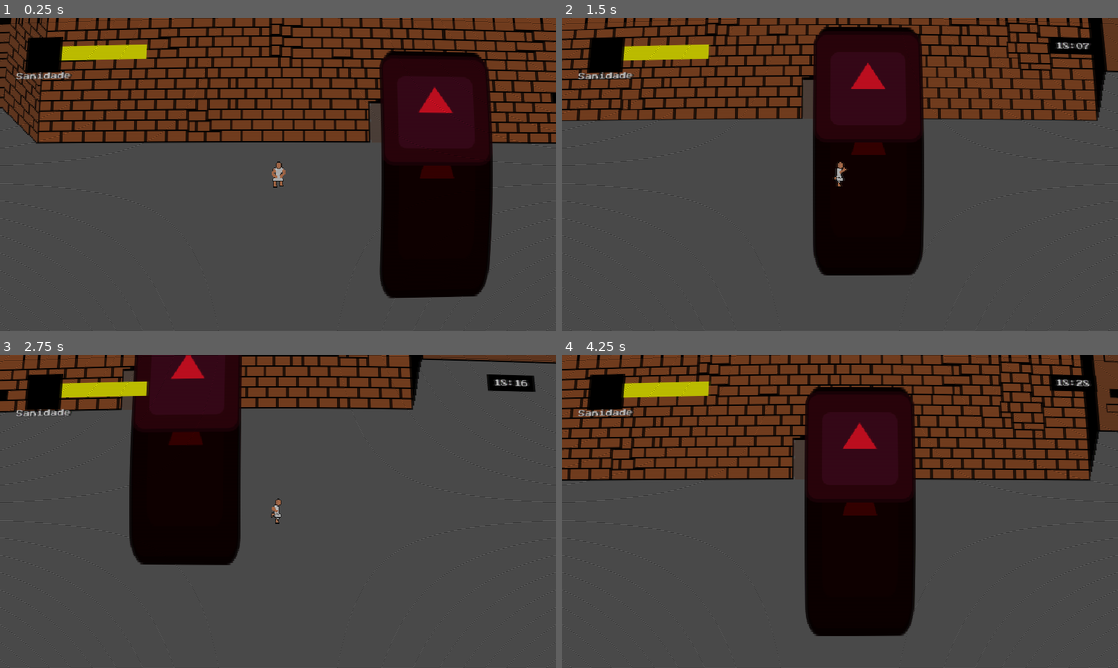
Above: before the commit, frames 1-4 (two rows, left to right).
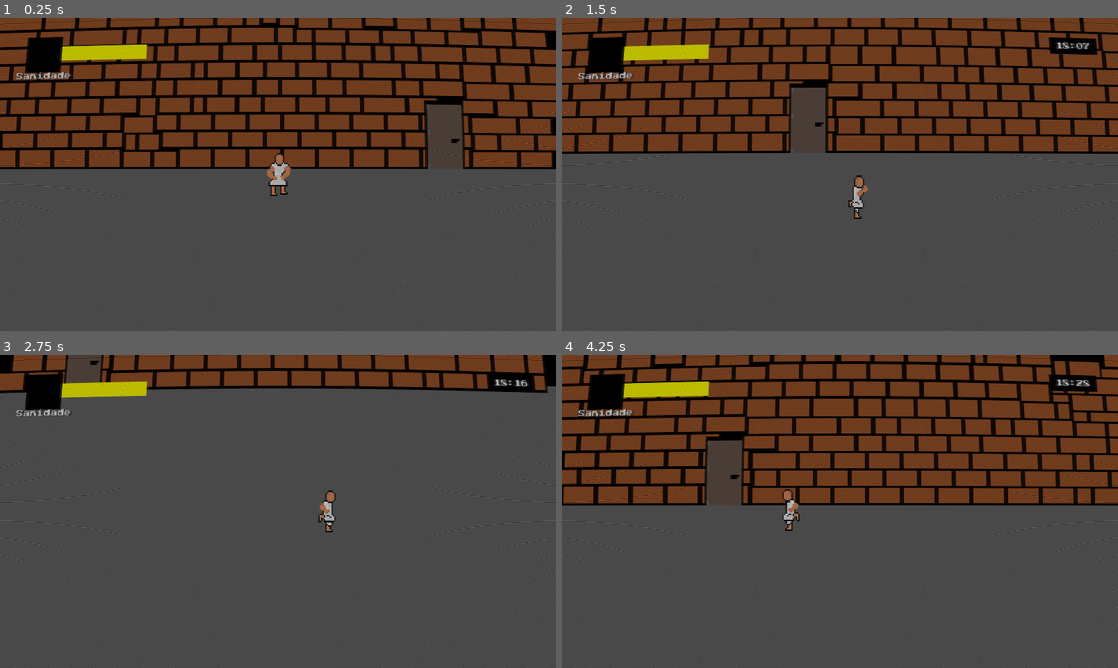
Above: after the commit, the same moments.

Repository: FarofaFaction/Criascript-Jam-Game
Game: Godot game, scene res://Game/Room/room.tscn
The game is run twice, just before and just after one commit, with the same random seed, the same clock (stepped at 60 frames per second) and the same inputs. This scene is started directly instead of the project's main scene. The engine's default icon, where the game draws it, is replaced by a stand-in: a white triangle on a blue panel in a dark square.
Inputs:
- Up to frame 1 (0.25 s): no input
- Up to frame 2 (1.5 s): hold Right (ui_right) 0.53-1.28 s; hold Shift (Run) 0.53-1.28 s; hold Down (ui_down) from 1.28 s (still down); tap Shift (Run) at 1.35 s
- Up to frame 3 (2.75 s): release Down (ui_down) at 2.03 s; hold Right (ui_right) from 2.03 s (still down); hold Shift (Run) from 2.03 s (still down)
- Up to frame 4 (4.25 s): release Right (ui_right) at 2.78 s; release Shift (Run) at 2.78 s; hold Up (ui_up) 2.78-3.53 s; tap Shift (Run) at 2.85 s; hold Left (ui_left) from 3.53 s (still down); hold Shift (Run) from 3.53 s (still down)

The runs differ from the first frame. In frame 1, 36% of the frame differs, in the area x 0-100%, y 0-90%; in frame 2, 34%; in frame 3, 21%; in frame 4, 37%.

Commit message:
update_camera

Diff:
--- a/Game/Room/room.tscn
+++ b/Game/Room/room.tscn
@@ -120,7 +120,7 @@
 color = Color(0.392157, 0.392157, 0.392157, 1)
 
 [node name="WallTest" type="Sprite2D" parent="Room_3"]
-position = Vector2(1118, 462)
+position = Vector2(1115, 495)
 scale = Vector2(1.5, 1.5)
 texture = ExtResource("2_g62a8")
 
@@ -335,7 +335,7 @@
 sprite_frames = SubResource("SpriteFrames_amjbx")
 animation = &"Run"
 autoplay = "Idle"
-frame_progress = 0.407866
+frame_progress = 0.970006
 
 [node name="Icon" type="Sprite2D" parent="Player"]
 visible = false
@@ -375,9 +375,11 @@
 [node name="CanvasModulate" type="CanvasModulate" parent="Player/Ilumination"]
 
 [node name="Camera2D" type="Camera2D" parent="Player"]
-zoom = Vector2(3, 3)
+zoom = Vector2(5, 5)
+position_smoothing_enabled = true
 
 [node name="Enemy" type="CharacterBody2D" parent="." node_paths=PackedStringArray("player")]
+visible = false
 y_sort_enabled = true
 position = Vector2(1118, 391)
 collision_layer = 0
